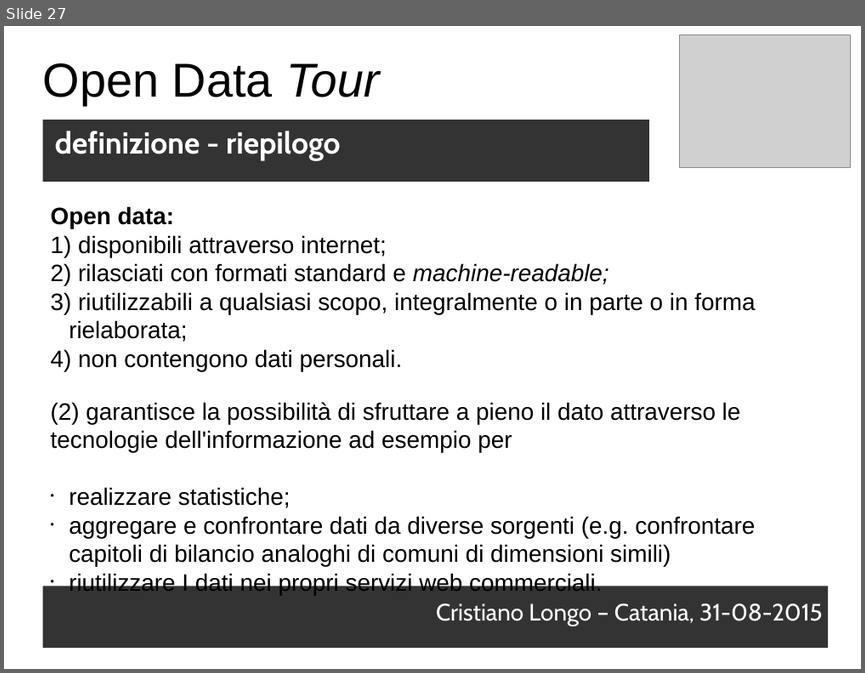
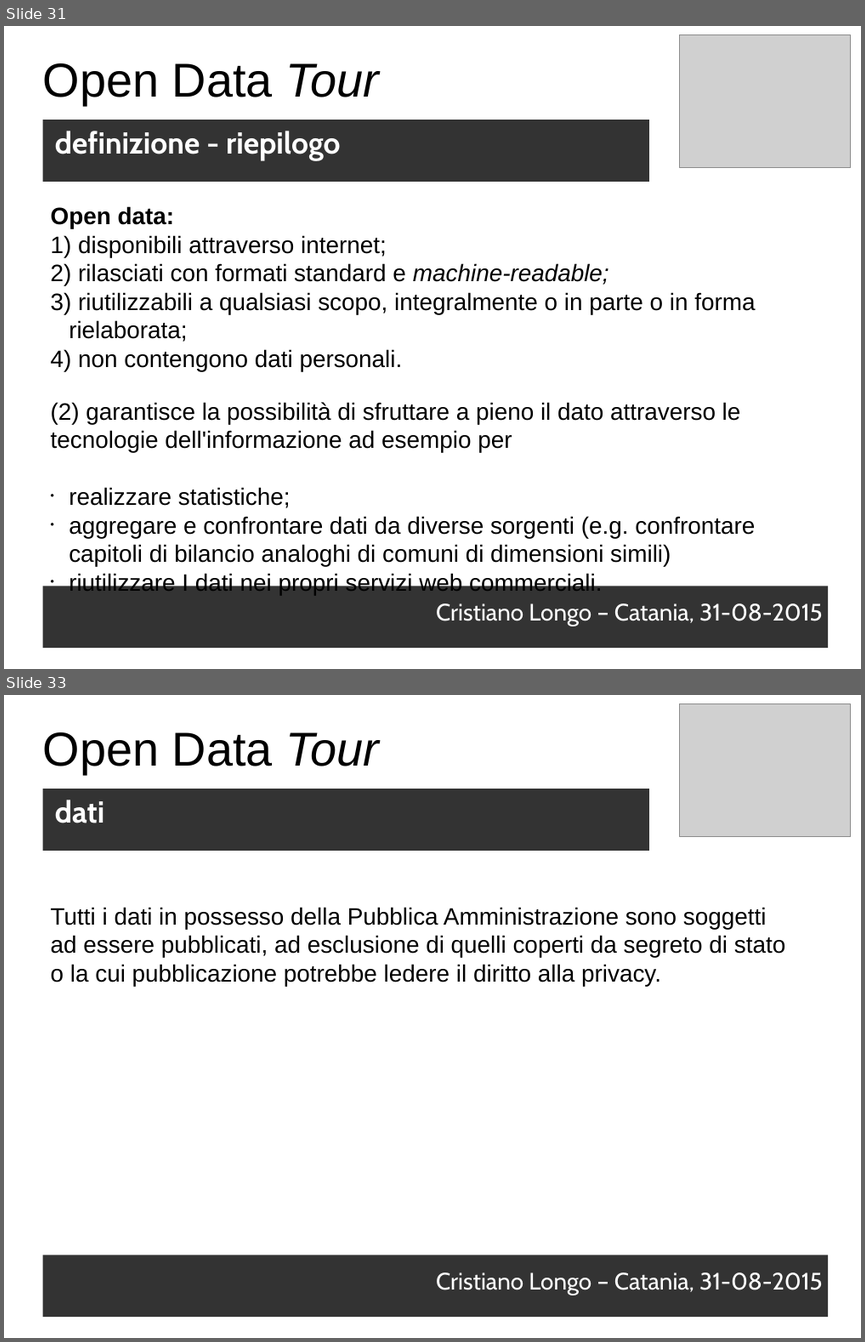
Before and after one commit to opendatahacklab/opendatatour, a slide deck: slides/31082015.odp. Shown one above the other, each under a label of ours: slide 27 before the commit, slides 31 and 33 after it; the slides between them are not shown. The pictures are 865x673 and 865x1342 pixels, drawn with LibreOffice and Linux fonts; fonts in the diff are those of the drawing; grey boxes stand for pictures. Boxes give left, top, right and bottom in pixels: in the first picture for what was removed or moved away, otherwise in the second. Text is boxed around its words. In the diff, an @@ line names an element or a change of style, - is before the commit and + after.

Commit message:
opendatatour cope - dati

```diff
--- a/slides/31082015.odp
+++ b/slides/31082015.odp
@@ slide 33 added at [4, 695, 861, 1338], background #FFFFFF @@
@@ picture added at [680, 704, 851, 836] @@
@@ text added at [43, 732, 380, 774], 44 pt, text #000000 @@
+Open Data Tour
@@ text added at [43, 789, 649, 851], fill #333333, 28 pt, text #FFFFFF, bold @@
+dati
@@ text added at [51, 907, 785, 986], 22 pt, text #000000 @@
+Tutti i dati in possesso della Pubblica Amministrazione sono soggetti
+ad essere pubblicati, ad esclusione di quelli coperti da segreto di stato o la cui pubblicazione potrebbe ledere il diritto alla privacy.
@@ text added at [43, 1255, 828, 1316], fill #333333, 22 pt, text #FFFFFF @@
+Cristiano Longo – Catania, 31-08-2015
@@ what was slide 27 is now slide 31 @@
```
Also in this commit, not shown: 1 slide changed, 24 other slides added, 1 slide removed, 1 other file.
